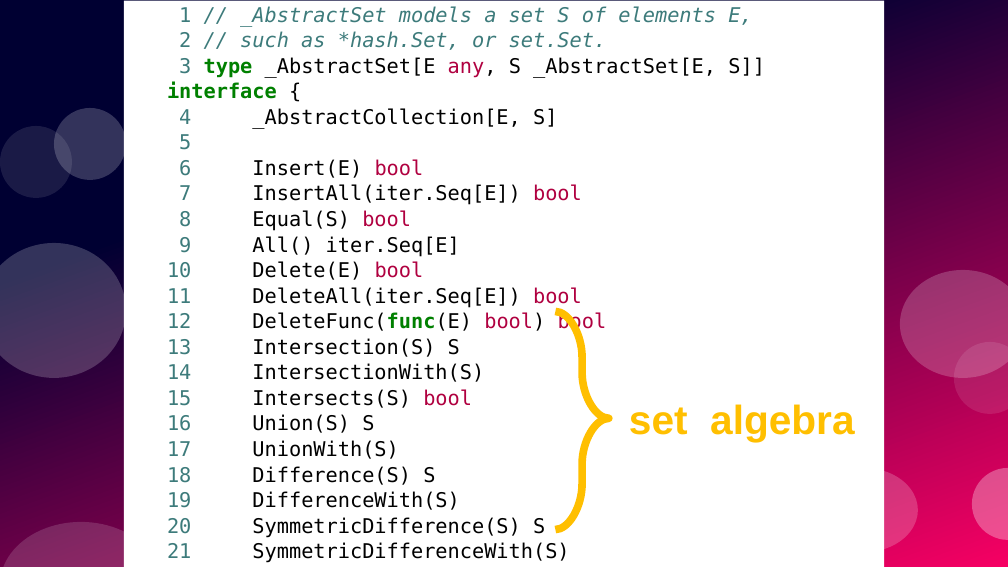
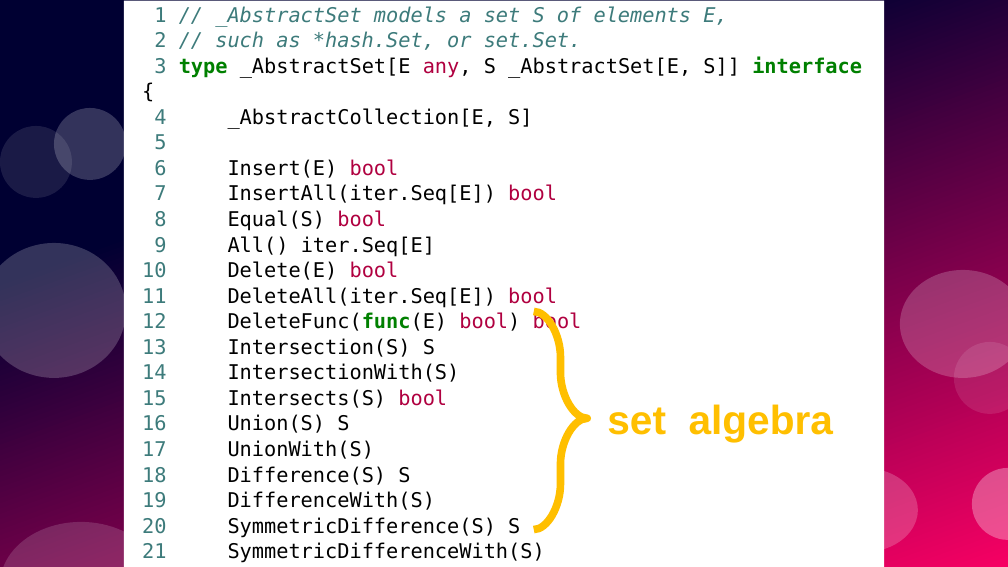
Before and after one commit to ramalho/sets-in-go, a slide deck: slide 42 of sets-in-go.odp (slide 41 before the commit). Drawn at 1008x567 pixels with LibreOffice and Linux fonts; fonts in the diff are those of the drawing. Boxes give left, top, right and bottom in pixels: in the first picture for what was removed or moved away, otherwise in the second. Text is boxed around its words. In the diff, an @@ line names an element or a change of style, - is before the commit and + after.

```diff
--- a/sets-in-go.odp
+++ b/sets-in-go.odp
@@ text "1 // _AbstractSet models a ..." at [123,1,884,567]: indent changed; bullet ● to none @@
@@ freeform shape: place and size @@
-freeform shape at [555,312,608,531]
+freeform shape at [534,312,587,531]
@@ text "set algebra": place and size @@
-text "set algebra" at [629,404,854,441]
+text "set algebra" at [607,404,833,441]
```
Also in this commit, not shown: 9 other slides changed, 1 slide added, 2 other files.
